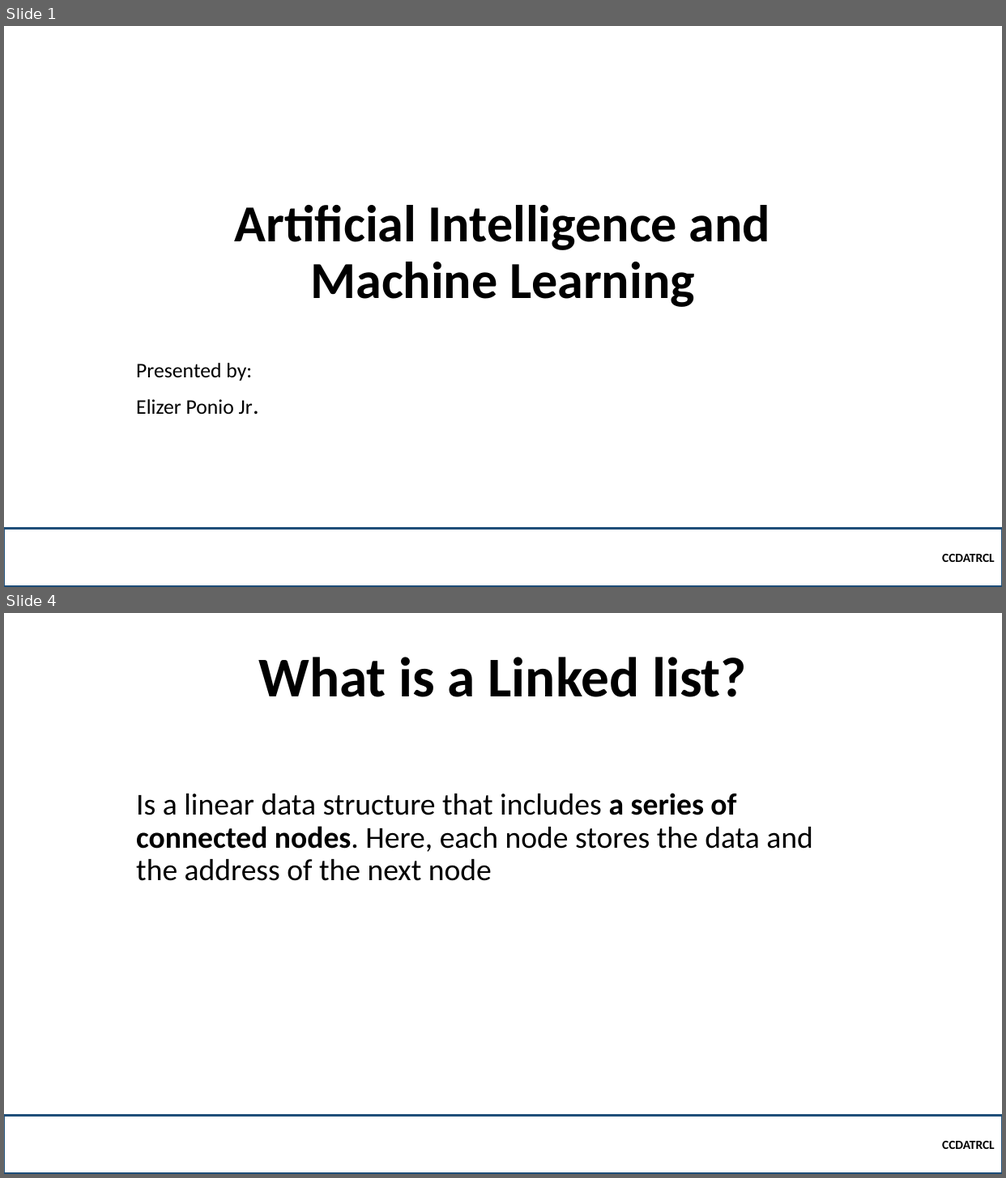
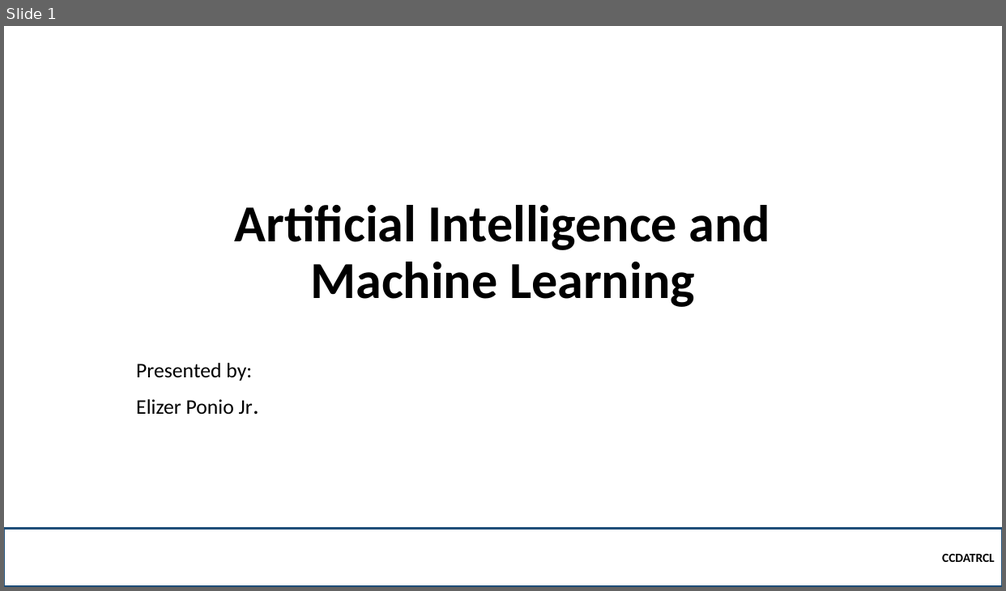
Before and after one commit to robitussin/CCINSYSL, a slide deck: 2 - Artificial Intelligence and Machine Learning/Introduction to Machine Learning.pptx. Shown one above the other, each under a label of ours: slides 1 and 4 before the commit, slide 1 after it; the slides between them are not shown. The pictures are 1006x1178 and 1006x591 pixels, drawn with LibreOffice and Linux fonts; fonts in the diff are those of the drawing; background and template pictures are left out. Boxes give left, top, right and bottom in pixels: in the first picture for what was removed or moved away, otherwise in the second. Text is boxed around its words. In the diff, an @@ line names an element or a change of style, - is before the commit and + after.

```diff
--- a/2 - Artificial Intelligence and Machine Learning/Introduction to Machine Learning.pptx
+++ b/2 - Artificial Intelligence and Machine Learning/Introduction to Machine Learning.pptx
@@ slide 4 removed at bbox=[4, 613, 1002, 1174], background picture (left out) @@
@@ title removed at bbox=[258, 657, 747, 697] @@
-What is a Linked list?
@@ text removed at bbox=[136, 793, 812, 881] @@
-Is a linear data structure that includes a series of connected nodes. Here, each node stores the data and the address of the next node
@@ rectangle removed at bbox=[4, 1115, 1002, 1174] @@
-CCDATRCL
```
Also in this commit, not shown: 2 slides added, 10 other slides removed.
